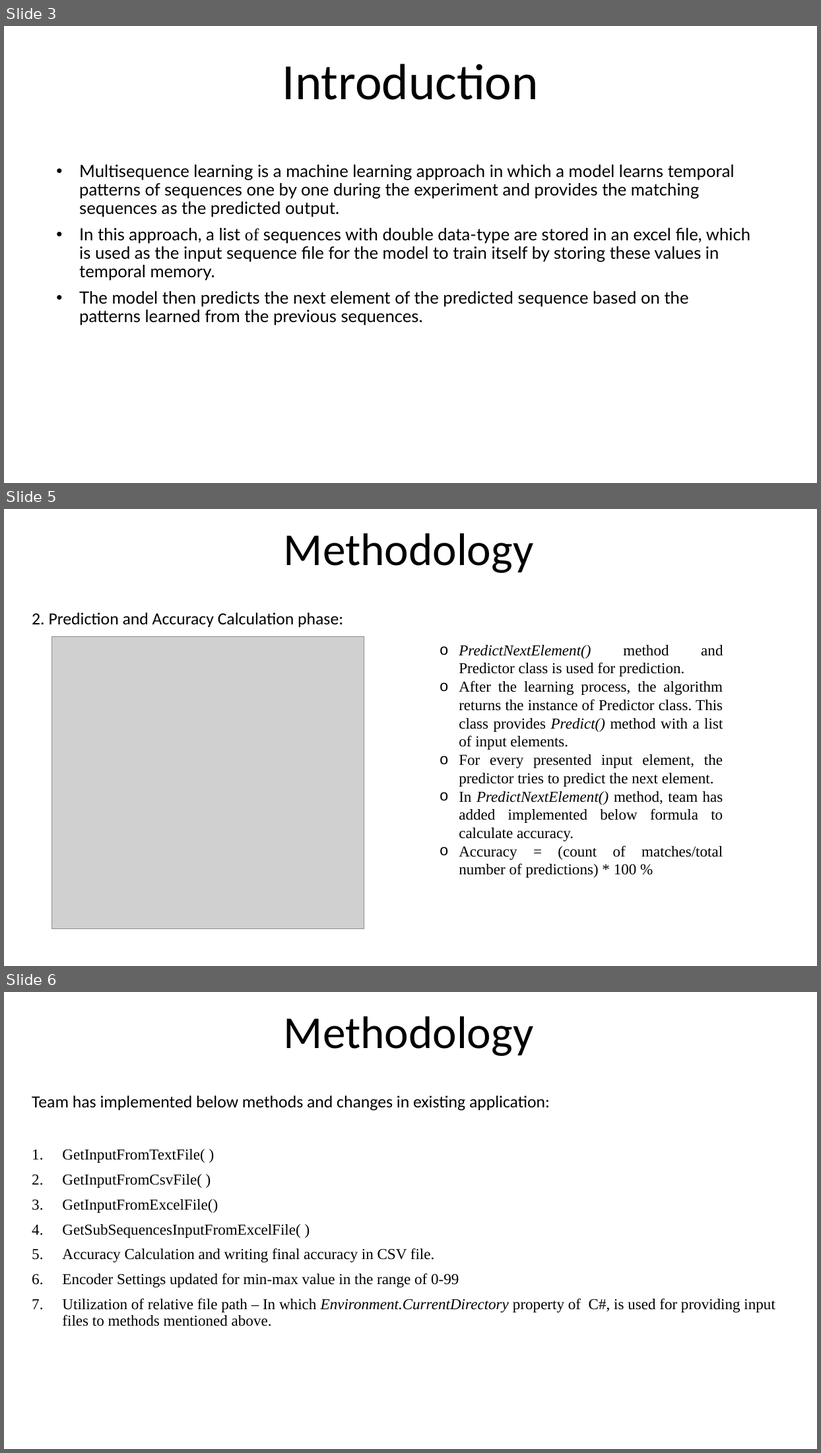
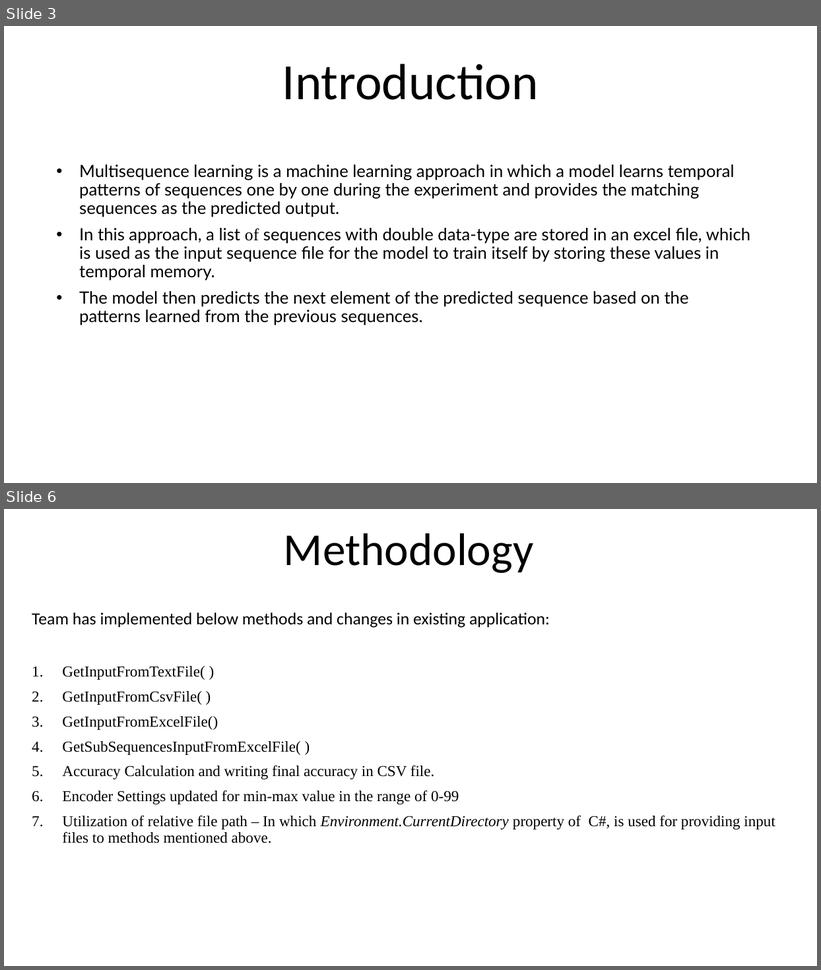
Before and after one commit to ddobric/neocortexapi, a slide deck: source/MySEProject/Documentation/ML2223_15 Approve Prediction of Multisequence Learning.pptx. Shown one above the other, each under a label of ours: slides 3, 5 and 6 before the commit, slides 3 and 6 after it; the slides between them are not shown. The pictures are 821x1453 and 821x970 pixels, drawn with LibreOffice and Linux fonts; fonts in the diff are those of the drawing; grey boxes stand for pictures. Boxes give left, top, right and bottom in pixels: in the first picture for what was removed or moved away, otherwise in the second. Text is boxed around its words. In the diff, an @@ line names an element or a change of style, - is before the commit and + after.

```diff
--- a/source/MySEProject/Documentation/ML2223_15 Approve Prediction of Multisequence Learning.pptx
+++ b/source/MySEProject/Documentation/ML2223_15 Approve Prediction of Multisequence Learning.pptx
@@ slide 5 removed at (4, 509, 817, 966), background #FFFFFF @@
@@ title removed at (284, 533, 534, 573) @@
-Methodology
@@ subtitle removed at (32, 613, 343, 627) @@
-2. Prediction and Accuracy Calculation phase:
@@ picture removed at (52, 636, 364, 929) @@
@@ text removed at (459, 645, 723, 878) @@
-o PredictNextElement() method and Predictor class is used for prediction.
-o After the learning process, the algorithm returns the instance of Predictor class. This class provides Predict() method with a list of input elements.
-o For every presented input element, the predictor tries to predict the next element.
-o In PredictNextElement() method, team has added implemented below formula to calculate accuracy.
-o Accuracy = (count of matches/total number of predictions) * 100 %
```
Also in this commit, not shown: 4 slides changed, 1 slide added.
